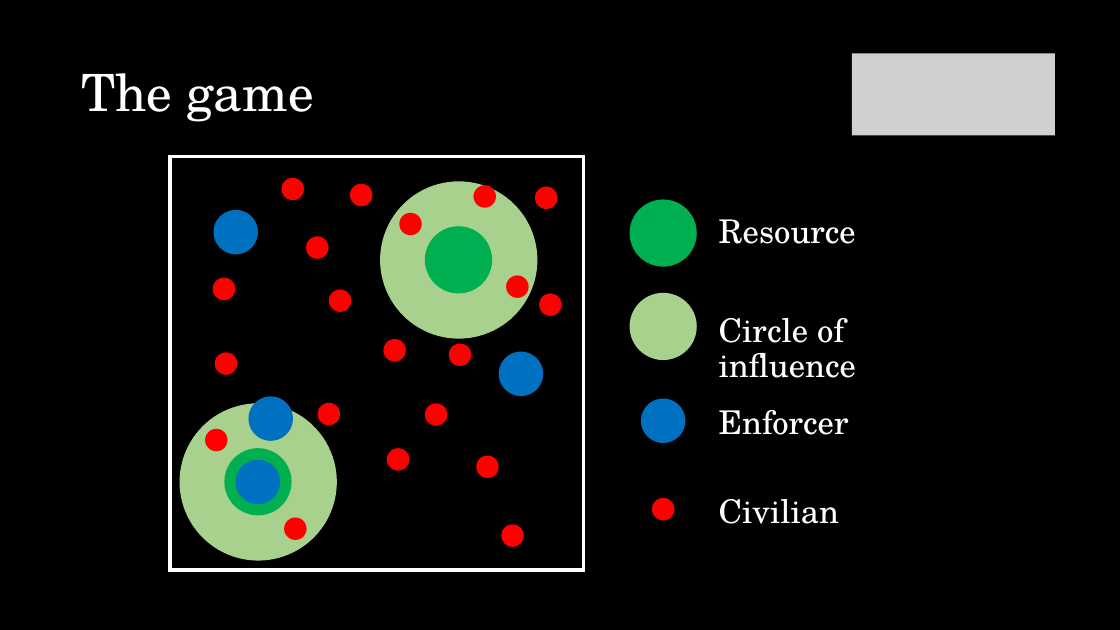
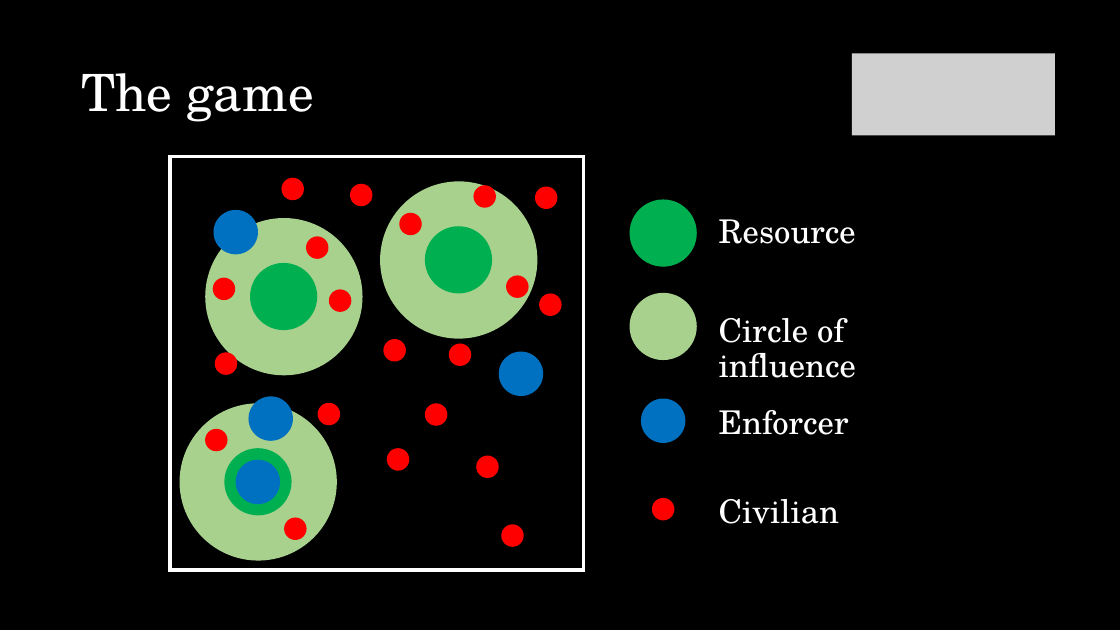
Before and after one commit to jCodingStuff/NCMMLProject, a slide deck: slide 4 of presentation/presentation.pptx. Drawn at 1120x630 pixels with LibreOffice and Linux fonts; fonts in the diff are those of the drawing; grey boxes stand for pictures. Boxes give left, top, right and bottom in pixels: in the first picture for what was removed or moved away, otherwise in the second. Text is boxed around its words. In the diff, an @@ line names an element or a change of style, - is before the commit and + after.

Commit message:
More stuff

```diff
--- a/presentation/presentation.pptx
+++ b/presentation/presentation.pptx
@@ ellipse added at (x1=205, y1=218, x2=363, y2=376), fill #A9D18E @@
@@ ellipse added at (x1=250, y1=263, x2=317, y2=330), fill #00B050 @@
```
Also in this commit, not shown: 1 other slide changed, 1 slide added.
